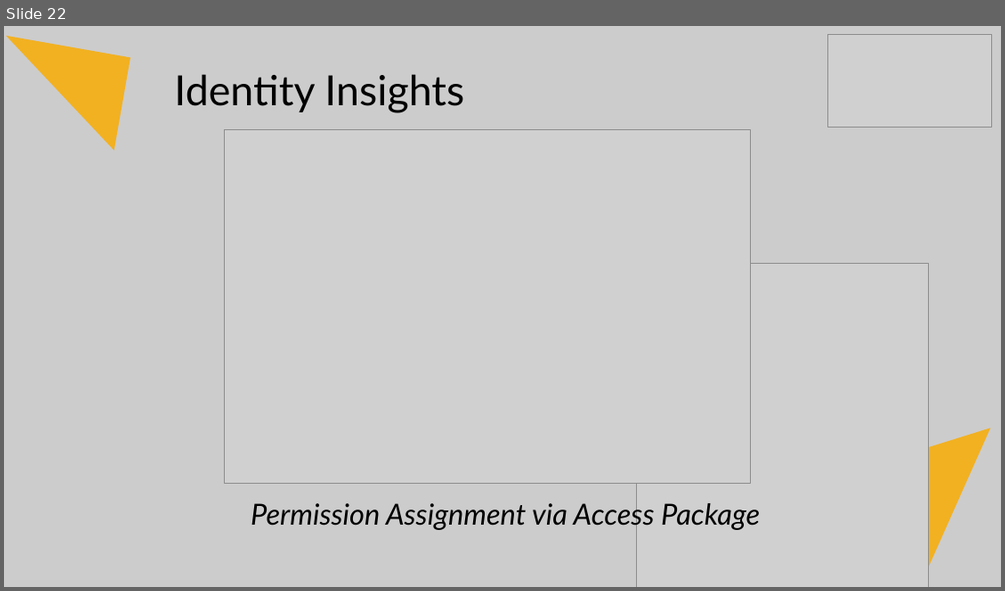
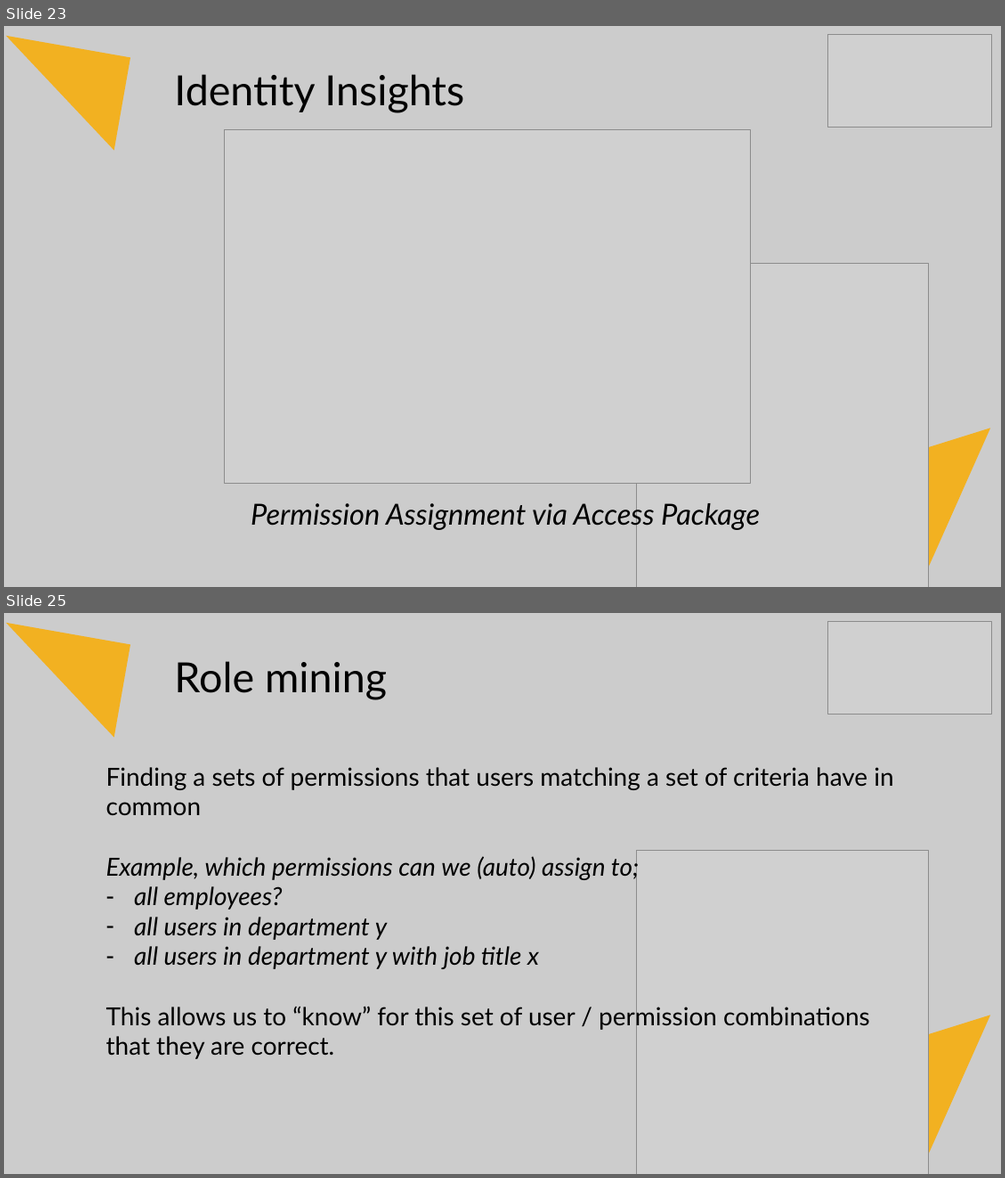
Before and after one commit to Fortigi/IdentityInsights, a slide deck: Presentation/Identity Insights.pptx. Shown one above the other, each under a label of ours: slide 22 before the commit, slides 23 and 25 after it; the slides between them are not shown. The pictures are 1005x591 and 1005x1178 pixels, drawn with LibreOffice and Linux fonts; fonts in the diff are those of the drawing; grey boxes stand for pictures. Boxes give left, top, right and bottom in pixels: in the first picture for what was removed or moved away, otherwise in the second. Text is boxed around its words. In the diff, an @@ line names an element or a change of style, - is before the commit and + after.

```diff
--- a/Presentation/Identity Insights.pptx
+++ b/Presentation/Identity Insights.pptx
@@ slide 25 added at box(4, 613, 1001, 1174), background #CCCCCC @@
@@ right triangle added at box(4, 623, 130, 738), fill #F2B121 @@
@@ picture added at box(828, 621, 992, 714) @@
@@ text added at box(174, 661, 387, 700), 40 pt, text #000000 @@
+Role mining
@@ text added at box(106, 767, 893, 1059), 24 pt, text #000000 @@
+Finding a sets of permissions that users matching a set of criteria have in common
+Example, which permissions can we (auto) assign to;
+– all employees?
+– all users in department y
+– all users in department y with job title x
+This allows us to “know” for this set of user / permission combinations that they are correct.
@@ picture added at box(637, 850, 928, 1174) @@
@@ right triangle added at box(881, 1015, 1001, 1174), fill #F2B121 @@
@@ what was slide 22 is now slide 23 @@
```
Also in this commit, not shown: 15 slides changed, 15 other slides added, 2 slides removed.
